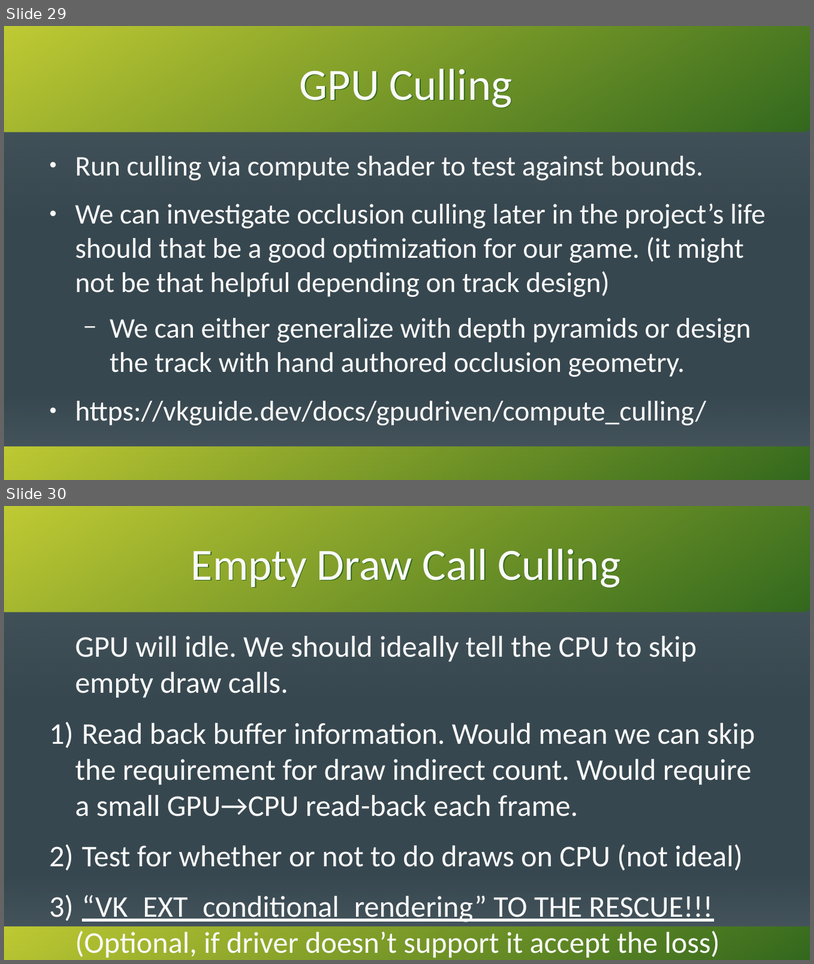
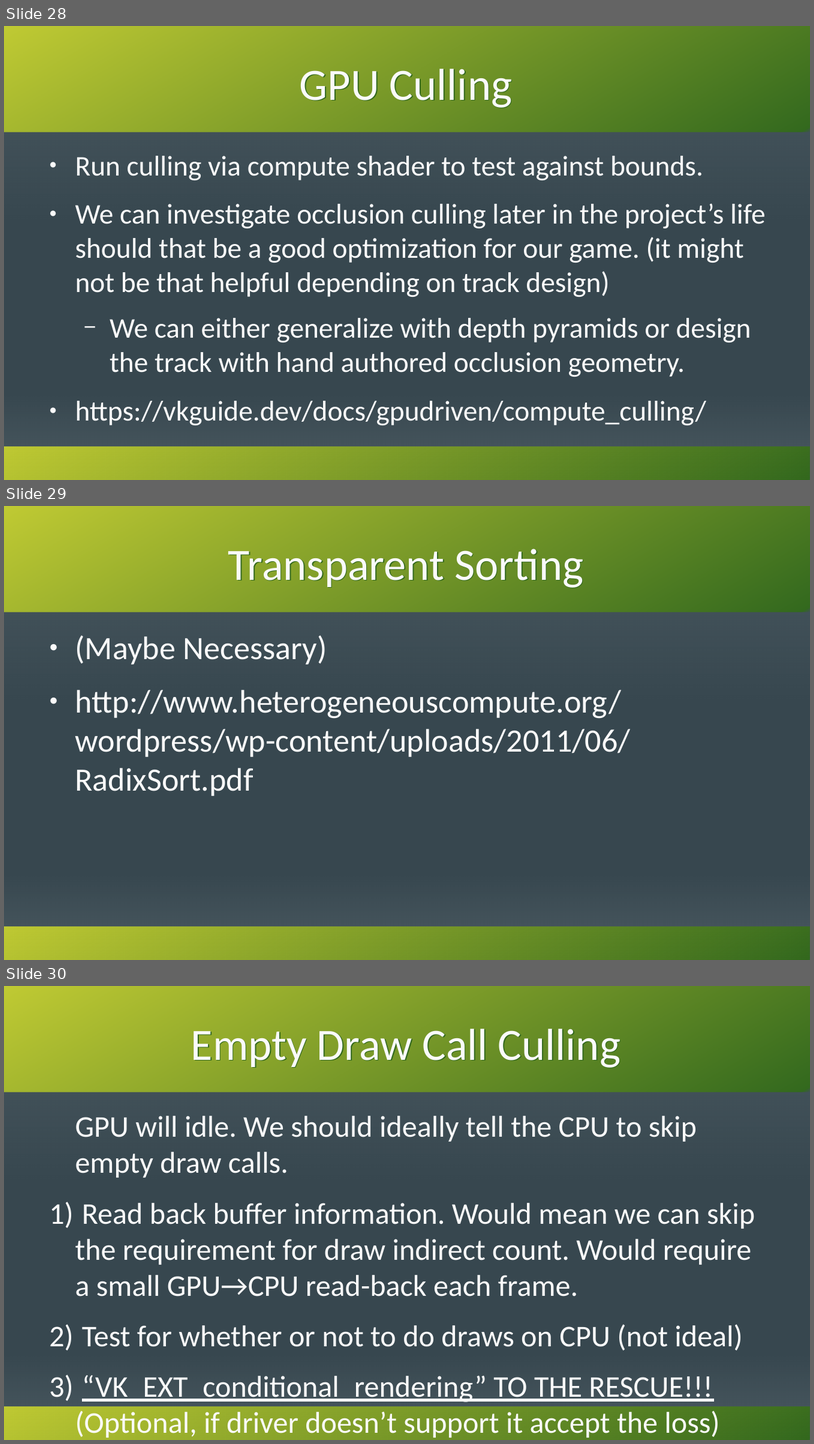
Before and after one commit to KenzieMac130/CitrusToolbox, a slide deck: docs/MovingToGpuDrivenRendering.odp. Shown one above the other, each under a label of ours: slides 29 and 30 before the commit, slides 28, 29 and 30 after it. The pictures are 814x964 and 814x1444 pixels, drawn with LibreOffice and Linux fonts; fonts in the diff are those of the drawing. Boxes give left, top, right and bottom in pixels: in the first picture for what was removed or moved away, otherwise in the second. Text is boxed around its words. In the diff, an @@ line names an element or a change of style, - is before the commit and + after.

```diff
--- a/docs/MovingToGpuDrivenRendering.odp
+++ b/docs/MovingToGpuDrivenRendering.odp
@@ slide 29 added at (4, 506, 810, 960), background #37474F; not listed: 4 template elements that a slide beside it also shows @@
@@ title added at (228, 549, 584, 588), 44 pt, text #FAFAFA @@
+Transparent Sorting
@@ text added at (75, 635, 631, 796), 32 pt, text #FAFAFA @@
+● (Maybe Necessary)
+● http://www.heterogeneouscompute.org/wordpress/wp-content/uploads/2011/06/RadixSort.pdf
@@ what was slide 29 is now slide 28 @@
```
Also in this commit, not shown: 7 slides changed, 1 other slide added, 3 slides removed, 30 other files.
